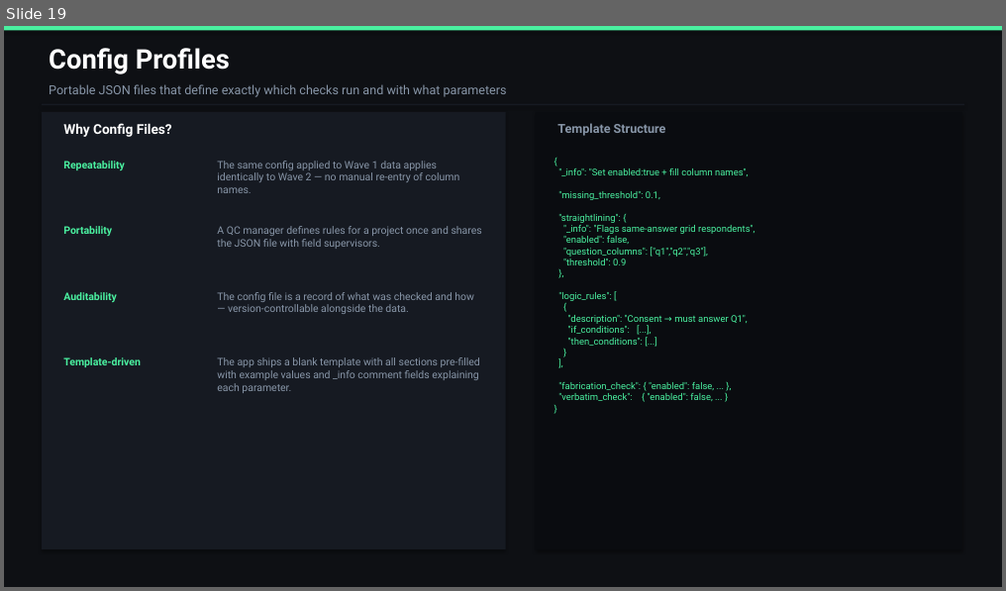
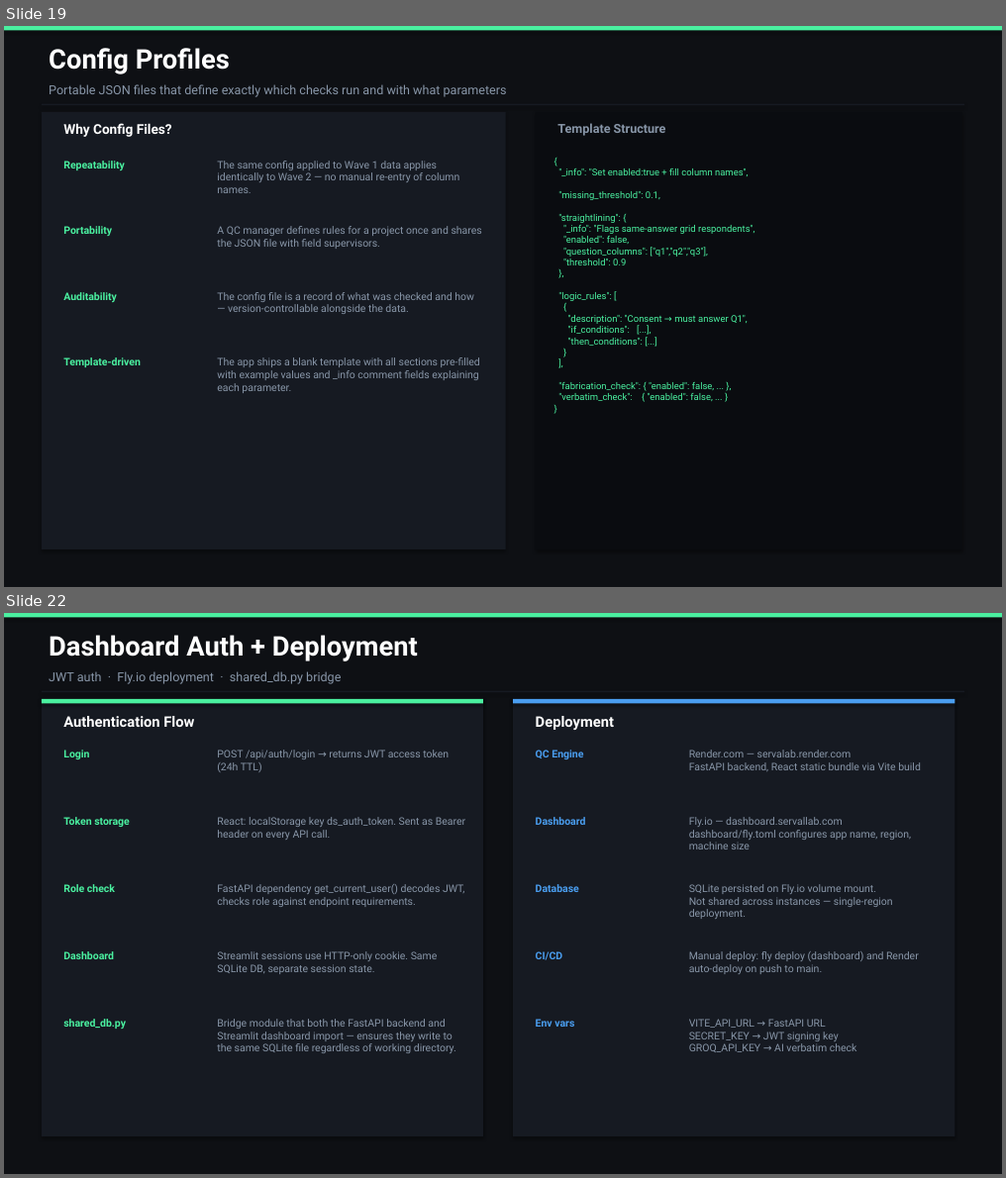
Before and after one commit to zivodvok2/QC-Engine-desktop, a slide deck: Servallab_QC_Technical.pptx. Shown one above the other, each under a label of ours: slide 19 before the commit, slides 19 and 22 after it; the slides between them are not shown. The pictures are 1006x591 and 1006x1178 pixels, drawn with LibreOffice and Linux fonts; fonts in the diff are those of the drawing. Boxes give left, top, right and bottom in pixels: in the first picture for what was removed or moved away, otherwise in the second. Text is boxed around its words. In the diff, an @@ line names an element or a change of style, - is before the commit and + after.

```diff
--- a/Servallab_QC_Technical.pptx
+++ b/Servallab_QC_Technical.pptx
@@ slide 22 added at box(4, 613, 1002, 1174), background #0E1014 @@
@@ rectangle added at box(4, 613, 1002, 618), fill #4AF0A0 @@
@@ text added at box(49, 635, 418, 662), 26 pt, text #FFFFFF, bold @@
+Dashboard Auth + Deployment
@@ text added at box(49, 671, 341, 684), 12 pt, text #8896A8 @@
+JWT auth · Fly.io deployment · shared_db.py bridge
@@ rectangle added at box(42, 691, 964, 692), fill #161A22 @@
@@ rectangle added at box(42, 699, 483, 1137), fill #161A22 @@
@@ rectangle added at box(42, 699, 483, 703), fill #4AF0A0 @@
@@ rectangle added at box(513, 699, 954, 1137), fill #161A22 @@
@@ rectangle added at box(513, 699, 954, 703), fill #4A9EF0 @@
@@ text added at box(63, 716, 194, 727), 14 pt, text #FFFFFF, bold @@
+Authentication Flow
@@ text added at box(536, 716, 614, 730), 14 pt, text #FFFFFF, bold @@
+Deployment
@@ text added at box(63, 750, 89, 760), 10 pt, text #4AF0A0, bold @@
+Login
@@ text added at box(217, 750, 449, 772), 10 pt, text #8896A8 @@
+POST /api/auth/login → returns JWT access token (24h TTL)
@@ text added at box(536, 750, 583, 760), 10 pt, text #4A9EF0, bold @@
+QC Engine
@@ text added at box(689, 750, 921, 771), 10 pt, text #8896A8 @@
+Render.com — servalab.render.com
+FastAPI backend, React static bundle via Vite build
@@ text added at box(63, 817, 130, 827), 10 pt, text #4AF0A0, bold @@
+Token storage
@@ text added at box(217, 817, 465, 840), 10 pt, text #8896A8 @@
+React: localStorage key ds_auth_token. Sent as Bearer header on every API call.
@@ text added at box(536, 817, 586, 825), 10 pt, text #4A9EF0, bold @@
+Dashboard
@@ text added at box(689, 817, 911, 850), 10 pt, text #8896A8 @@
+Fly.io — dashboard.servallab.com
+dashboard/fly.toml configures app name, region, machine size
@@ text added at box(63, 884, 115, 892), 10 pt, text #4AF0A0, bold @@
+Role check
@@ text added at box(217, 884, 464, 907), 10 pt, text #8896A8 @@
+FastAPI dependency get_current_user() decodes JWT, checks role against endpoint requirements.
@@ text added at box(536, 884, 579, 892), 10 pt, text #4A9EF0, bold @@
+Database
@@ text added at box(689, 884, 893, 919), 10 pt, text #8896A8 @@
+SQLite persisted on Fly.io volume mount.
+Not shared across instances — single-region deployment.
@@ text added at box(63, 952, 114, 959), 10 pt, text #4AF0A0, bold @@
+Dashboard
@@ text added at box(217, 952, 438, 974), 10 pt, text #8896A8 @@
+Streamlit sessions use HTTP-only cookie. Same SQLite DB, separate session state.
@@ text added at box(536, 952, 563, 960), 10 pt, text #4A9EF0, bold @@
+CI/CD
@@ text added at box(689, 952, 919, 974), 10 pt, text #8896A8 @@
+Manual deploy: fly deploy (dashboard) and Render auto-deploy on push to main.
@@ text added at box(63, 1019, 126, 1029), 10 pt, text #4AF0A0, bold @@
+shared_db.py
@@ text added at box(217, 1019, 456, 1054), 10 pt, text #8896A8 @@
+Bridge module that both the FastAPI backend and Streamlit dashboard import — ensures they write to the same SQLite file regardless of working directory.
@@ text added at box(536, 1019, 574, 1027), 10 pt, text #4A9EF0, bold @@
+Env vars
@@ text added at box(689, 1019, 857, 1053), 10 pt, text #8896A8 @@
+VITE_API_URL → FastAPI URL
+SECRET_KEY → JWT signing key
+GROQ_API_KEY → AI verbatim check
```
Also in this commit, not shown: 1 slide changed, 2 other slides added, 9 other files.
